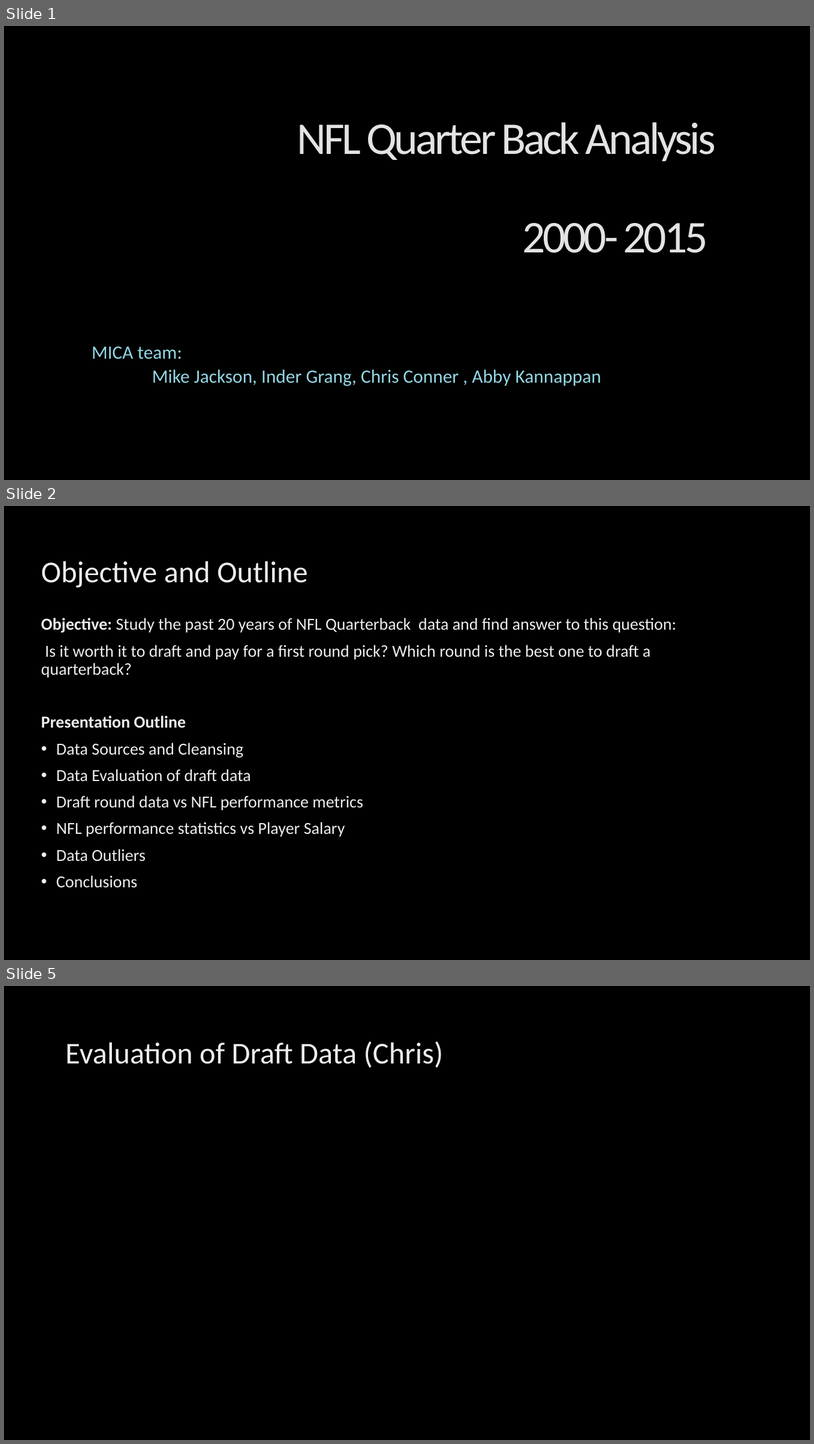
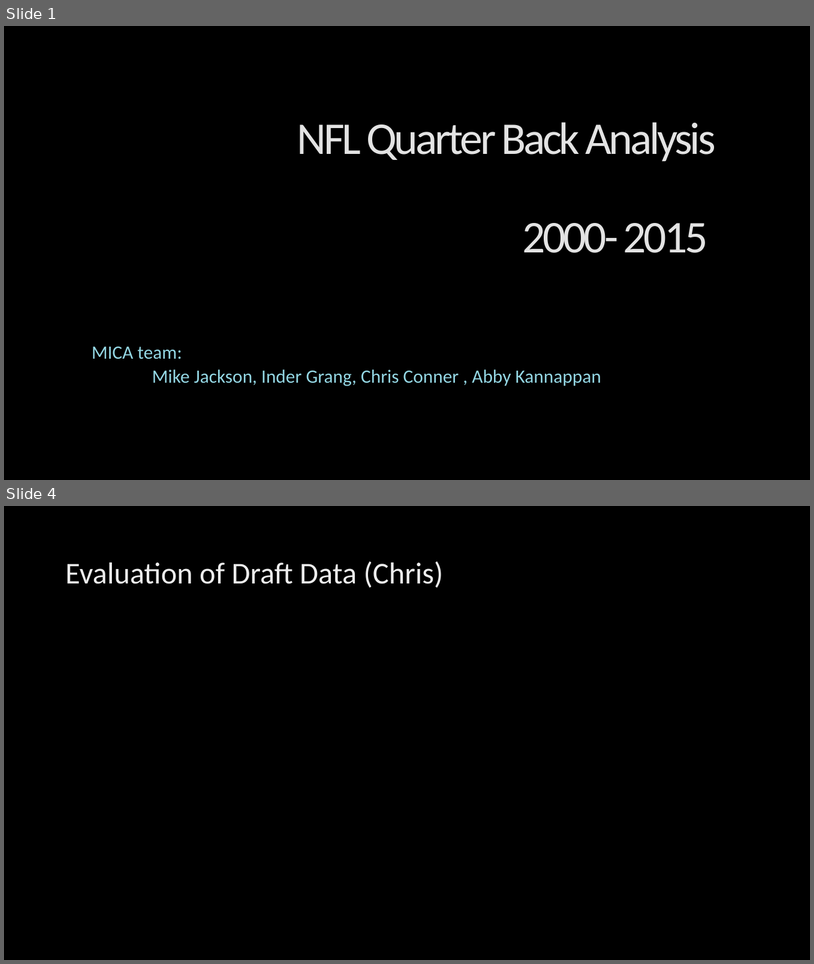
Before and after one commit to mikejackson35/mica_team, a slide deck: NFL QB Draft Statistics.pptx. Shown one above the other, each under a label of ours: slides 1, 2 and 5 before the commit, slides 1 and 4 after it; the slides between them are not shown. The pictures are 814x1444 and 814x964 pixels, drawn with LibreOffice and Linux fonts; fonts in the diff are those of the drawing; background and template pictures are left out. Boxes give left, top, right and bottom in pixels: in the first picture for what was removed or moved away, otherwise in the second. Text is boxed around its words. In the diff, an @@ line names an element or a change of style, - is before the commit and + after.

```diff
--- a/NFL QB Draft Statistics.pptx
+++ b/NFL QB Draft Statistics.pptx
@@ slide 2 removed at <box>4,506,810,960</box>, background picture (left out) @@
@@ title removed at <box>41,561,308,588</box> @@
-Objective and Outline
@@ text removed at <box>41,618,677,888</box> @@
-Objective: Study the past 20 years of NFL Quarterback data and find answer to this question:
-Is it worth it to draft and pay for a first round pick? Which round is the best one to draft a quarterback?
-Presentation Outline
-• Data Sources and Cleansing
-• Data Evaluation of draft data
-• Draft round data vs NFL performance metrics
-• NFL performance statistics vs Player Salary
-• Data Outliers
-• Conclusions
@@ what was slide 5 is now slide 4 @@
```
Also in this commit, not shown: 1 slide changed, 1 slide added, 1 other slide removed, 2 other files.
